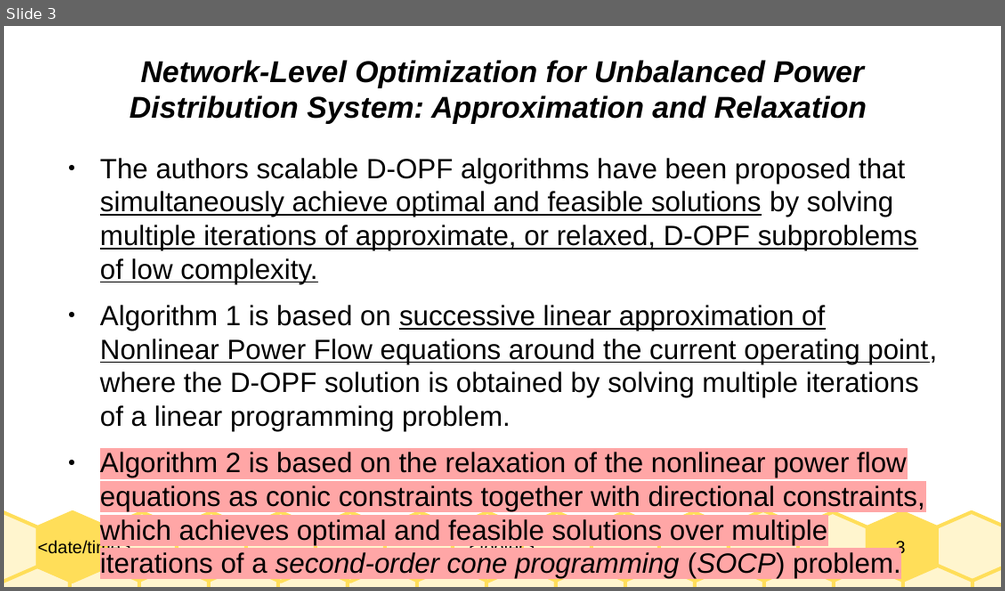
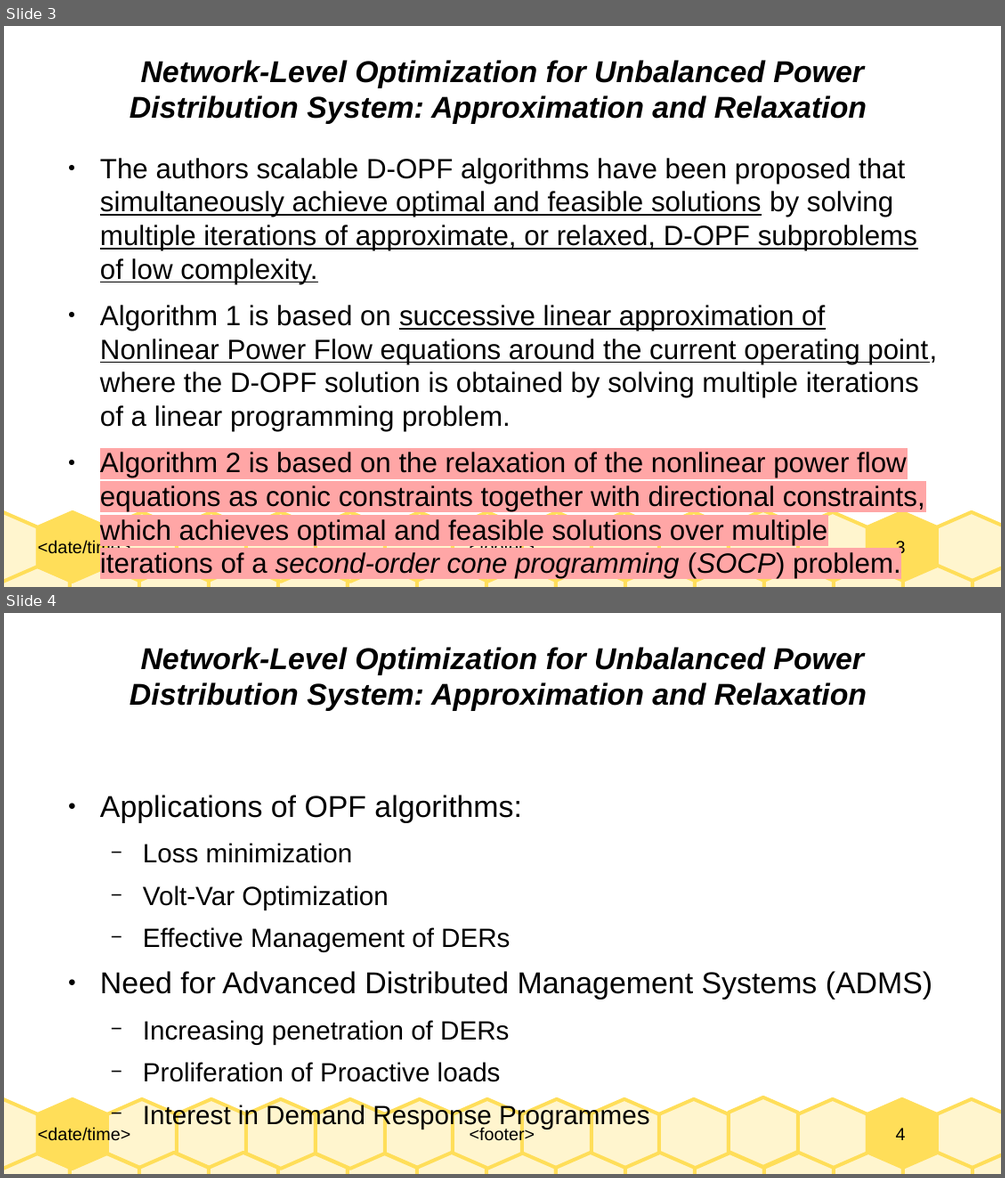
Before and after one commit to Realife-Brahmin/OriginalDocsHub, a slide deck: research_showcase/weeklyPresentation_aryan_ritwajeet_jha.odp. Shown one above the other, each under a label of ours: slide 3 before the commit, slides 3 and 4 after it. The pictures are 1005x591 and 1005x1178 pixels, drawn with LibreOffice and Linux fonts; fonts in the diff are those of the drawing. Boxes give left, top, right and bottom in pixels: in the first picture for what was removed or moved away, otherwise in the second. Text is boxed around its words. In the diff, an @@ line names an element or a change of style, - is before the commit and + after.

```diff
--- a/research_showcase/weeklyPresentation_aryan_ritwajeet_jha.odp
+++ b/research_showcase/weeklyPresentation_aryan_ritwajeet_jha.odp
@@ slide 4 added at (x1=4, y1=613, x2=1001, y2=1174), background #FFFFFF; not listed: 33 template elements that a slide beside it also shows @@
@@ title added at (x1=129, y1=647, x2=866, y2=711), 24 pt, text #000000, bold, italic @@
+Network-Level Optimization for Unbalanced Power Distribution System: Approximation and Relaxation
@@ text added at (x1=100, y1=795, x2=932, y2=1128), 21 pt, text #000000 @@
+● Applications of OPF algorithms:
+  − Loss minimization
+  − Volt-Var Optimization
+  − Effective Management of DERs
+● Need for Advanced Distributed Management Systems (ADMS)
+  − Increasing penetration of DERs
+  − Proliferation of Proactive loads
+  − Interest in Demand Response Programmes
```
Also in this commit, not shown: 1 slide changed, 1 other slide added, 1 other file.
